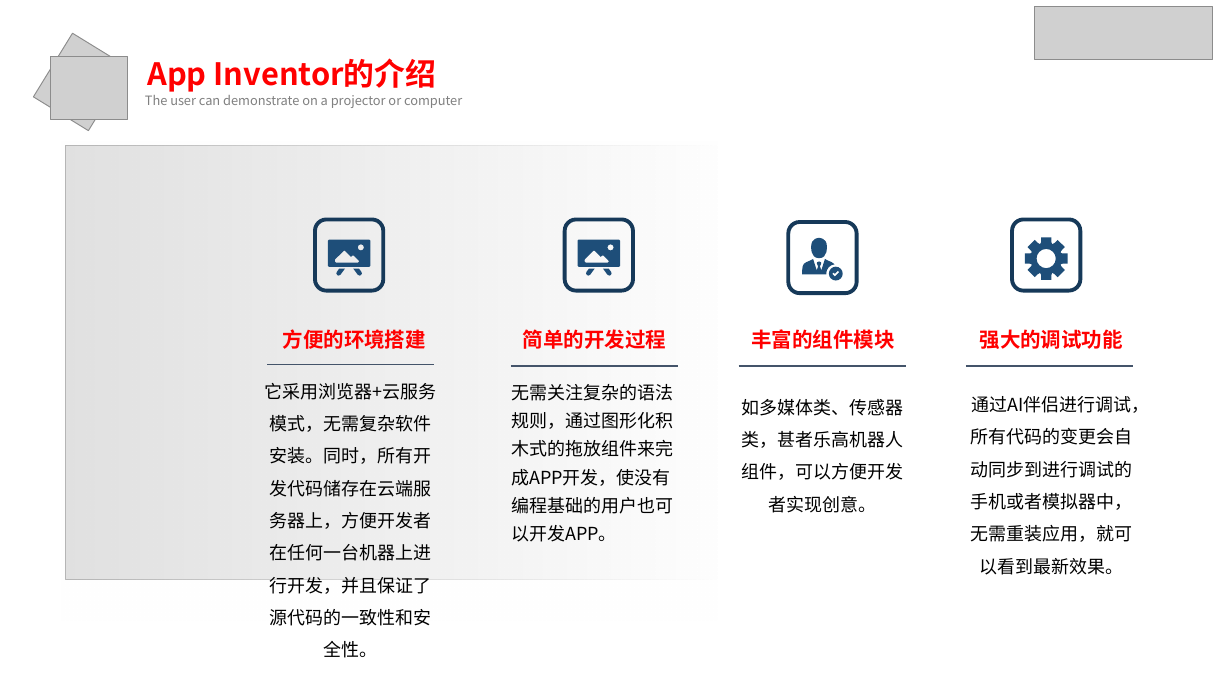
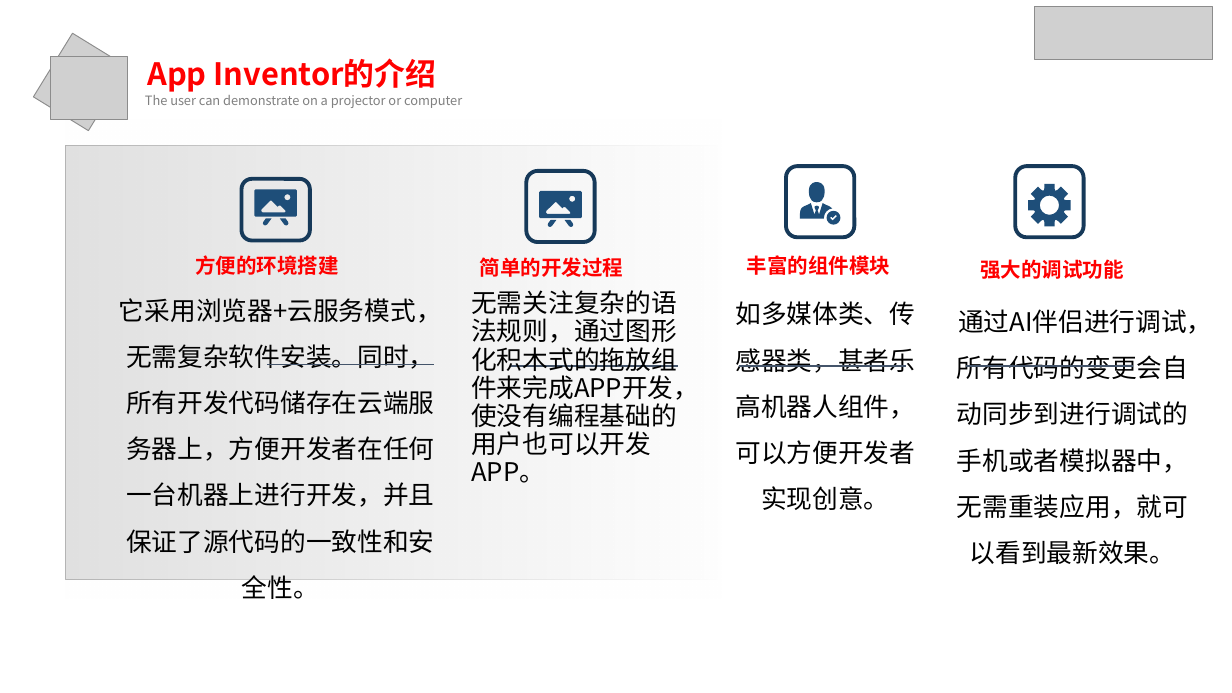
Before and after one commit to appInventorPro/pro, a slide deck: slide 5 of ppt/案例一.1.pptx. Drawn at 1232x693 pixels with LibreOffice and Linux fonts; fonts in the diff are those of the drawing; grey boxes stand for pictures. Boxes give left, top, right and bottom in pixels: in the first picture for what was removed or moved away, otherwise in the second. Text is boxed around its words. In the diff, an @@ line names an element or a change of style, - is before the commit and + after.

```diff
--- a/ppt/案例一.1.pptx
+++ b/ppt/案例一.1.pptx
@@ rectangle moved from (x1=62, y1=141, x2=718, y2=621) to (x1=66, y1=119, x2=722, y2=599) @@
@@ rounded rectangle resized from (x1=315, y1=219, x2=384, y2=290) to (x1=241, y1=179, x2=310, y2=241) @@
@@ rounded rectangle moved from (x1=565, y1=219, x2=633, y2=290) to (x1=527, y1=171, x2=595, y2=242) @@
@@ rounded rectangle moved from (x1=788, y1=222, x2=857, y2=293) to (x1=787, y1=166, x2=855, y2=238) @@
@@ rounded rectangle moved from (x1=1012, y1=219, x2=1080, y2=290) to (x1=1016, y1=166, x2=1084, y2=238) @@
@@ freeform shape moved from (x1=328, y1=239, x2=371, y2=275) to (x1=254, y1=189, x2=297, y2=226) @@
@@ freeform shape moved from (x1=578, y1=239, x2=620, y2=275) to (x1=540, y1=191, x2=582, y2=227) @@
@@ freeform shape moved from (x1=802, y1=238, x2=843, y2=280) to (x1=800, y1=182, x2=841, y2=225) @@
@@ freeform shape moved from (x1=1025, y1=238, x2=1067, y2=280) to (x1=1029, y1=184, x2=1071, y2=226) @@
@@ text "方便的环境搭建" moved from (x1=283, y1=329, x2=426, y2=349) to (x1=195, y1=255, x2=338, y2=275) @@
@@ text "简单的开发过程" moved from (x1=523, y1=329, x2=666, y2=349) to (x1=480, y1=257, x2=623, y2=277) @@
@@ text "丰富的组件模块" moved from (x1=752, y1=329, x2=895, y2=349) to (x1=747, y1=255, x2=890, y2=275) @@
@@ text "强大的调试功能" moved from (x1=980, y1=329, x2=1123, y2=349) to (x1=980, y1=259, x2=1123, y2=279) @@
@@ size 14 to 20 pt in 3 elements at (x1=735, y1=301, x2=915, y2=510), (x1=957, y1=309, x2=1213, y2=564), (x1=119, y1=298, x2=442, y2=599) @@
@@ text "它采用浏览器+云服务模式，无需复杂软件安装。同时，所有开发代码储存在云端服务器上，方便开发者在任何一台机器上进行开发，并 ..." moved from (x1=265, y1=383, x2=437, y2=658) to (x1=119, y1=298, x2=442, y2=599) @@
@@ text "无需关注复杂的语法规则，通过图形化积木式的拖放组件来完成APP开发，使没有编程基础的用户也可以开发APP。" moved from (x1=511, y1=384, x2=673, y2=542) to (x1=471, y1=290, x2=699, y2=455) @@
@@ text "无需关注复杂的语法规则，通过图形化积木式的拖放组件来完成APP开发，使没有编程基础的用户也可以开发APP。" at (x1=471, y1=290, x2=699, y2=455): size 14 to 20 pt; more space between paragraphs @@
@@ text "如多媒体类、传感器类，甚者乐高机器人组件，可以方便开发者实现创意。" moved from (x1=741, y1=399, x2=903, y2=513) to (x1=735, y1=301, x2=915, y2=510) @@
@@ text "通过AI伴侣进行调试，所有代码的变更会自动同步到进行调试的手机或者模拟器中，无需重装应用，就可以看到最新效果。" moved from (x1=970, y1=396, x2=1149, y2=575) to (x1=957, y1=309, x2=1213, y2=564) @@
```
Also in this commit, not shown: 1 other slide changed, 5 other files.
